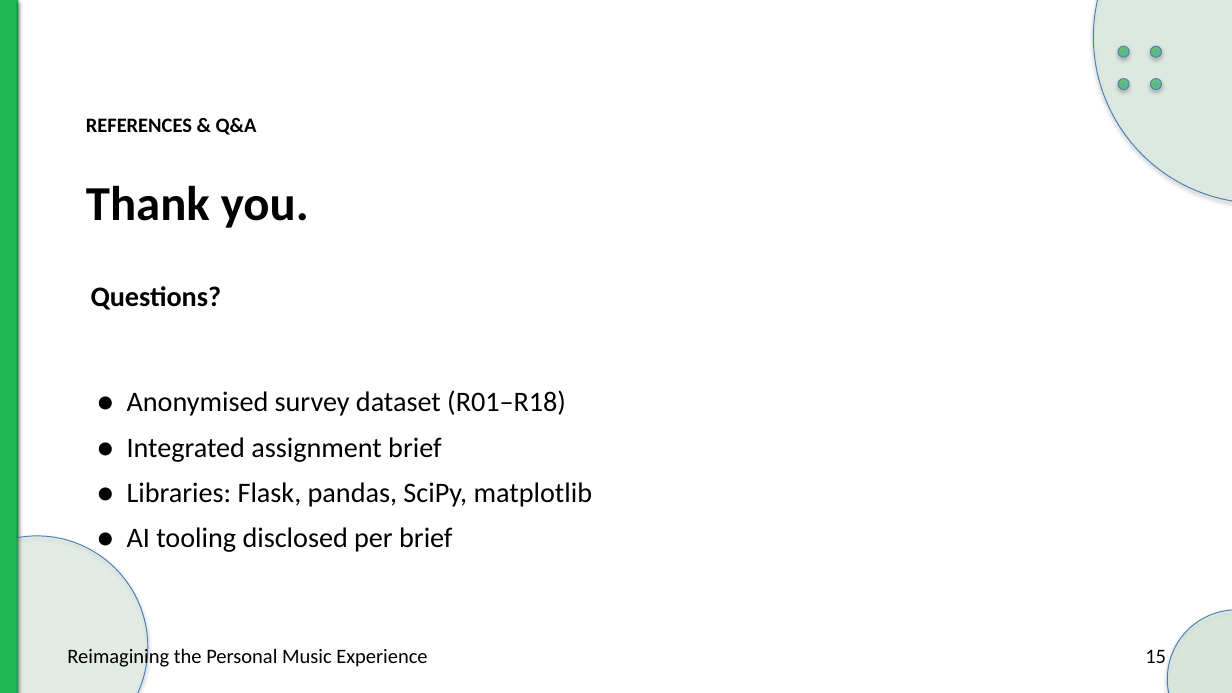
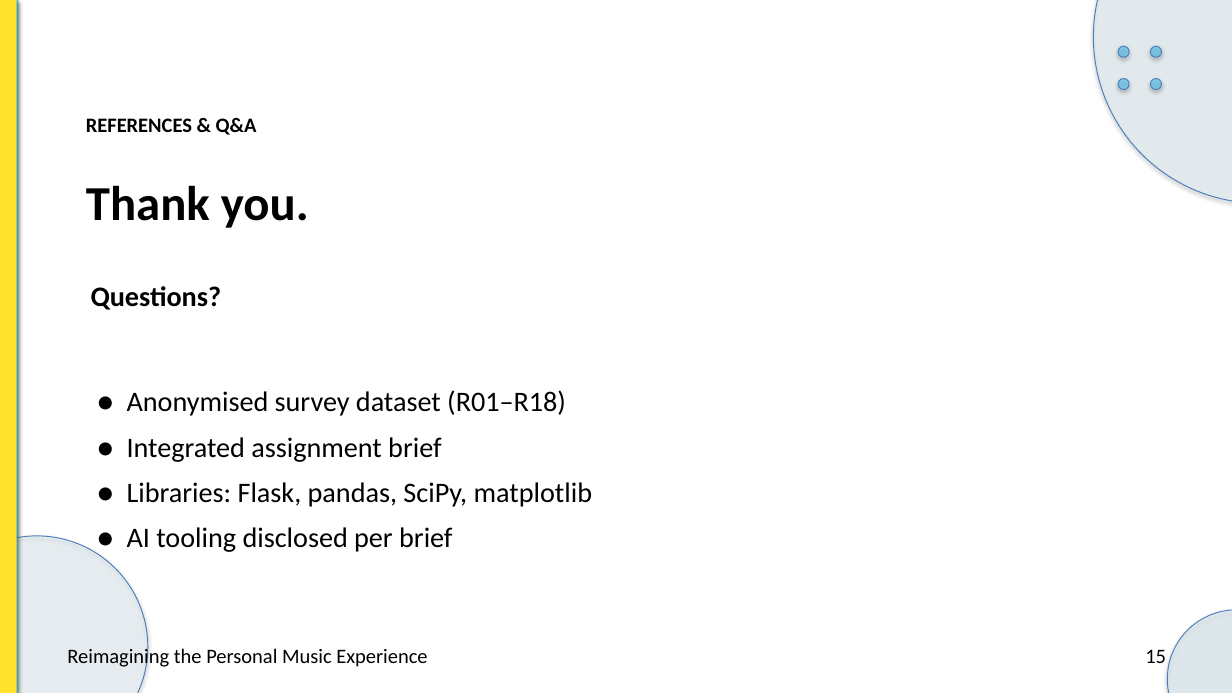
Before and after one commit to preet-kamdar/design-thinking-sem3, a slide deck: slide 15 of docs/Presentation.pptx. Drawn at 1232x693 pixels with LibreOffice and Linux fonts; fonts in the diff are those of the drawing. Boxes give left, top, right and bottom in pixels: in the first picture for what was removed or moved away, otherwise in the second. Text is boxed around its words. In the diff, an @@ line names an element or a change of style, - is before the commit and + after.

```diff
--- a/docs/Presentation.pptx
+++ b/docs/Presentation.pptx
@@ rectangle at bbox=[0, 0, 18, 693]: fill #1DB954 to #45C4F8 @@
@@ rectangle at bbox=[0, 0, 17, 693]: fill #1DB954 to #FFE22E @@
@@ ellipse at bbox=[1093, 0, 1232, 203]: fill #C6EFCE at 28% opacity to #D6F1FC at 28% opacity @@
@@ fill #1DB954 at 55% opacity to #45C4F8 at 55% opacity in 4 elements at bbox=[1118, 46, 1129, 57], bbox=[1151, 46, 1162, 57], bbox=[1118, 79, 1129, 90], bbox=[1151, 79, 1162, 90] @@
@@ ellipse at bbox=[0, 536, 148, 693]: fill #C6EFCE at 24% opacity to #D6F1FC at 24% opacity @@
@@ ellipse at bbox=[1167, 610, 1232, 693]: fill #C6EFCE at 34% opacity to #D6F1FC at 34% opacity @@
```
Also in this commit, not shown: 14 other slides changed, 2 other files.
